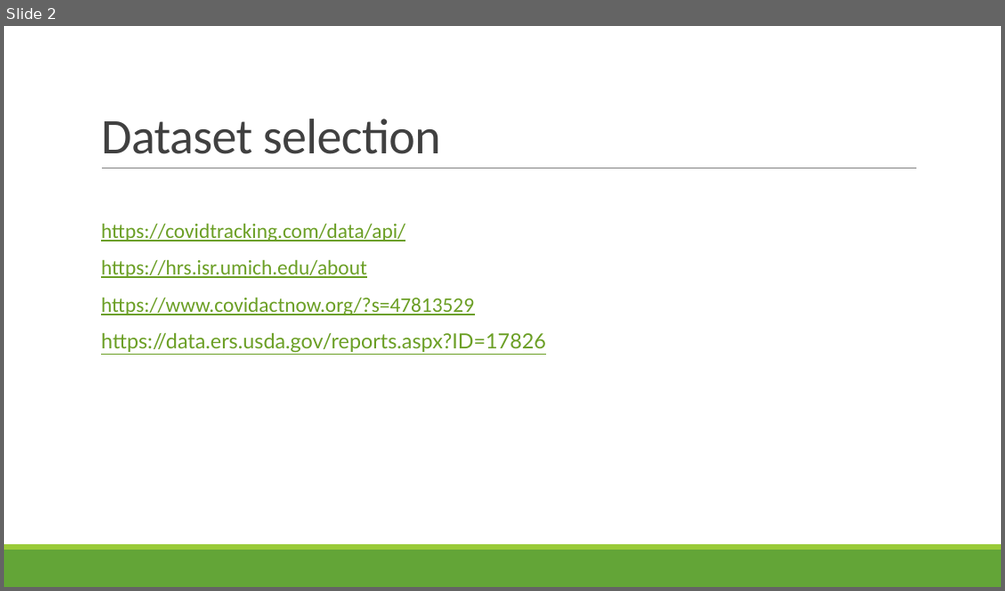
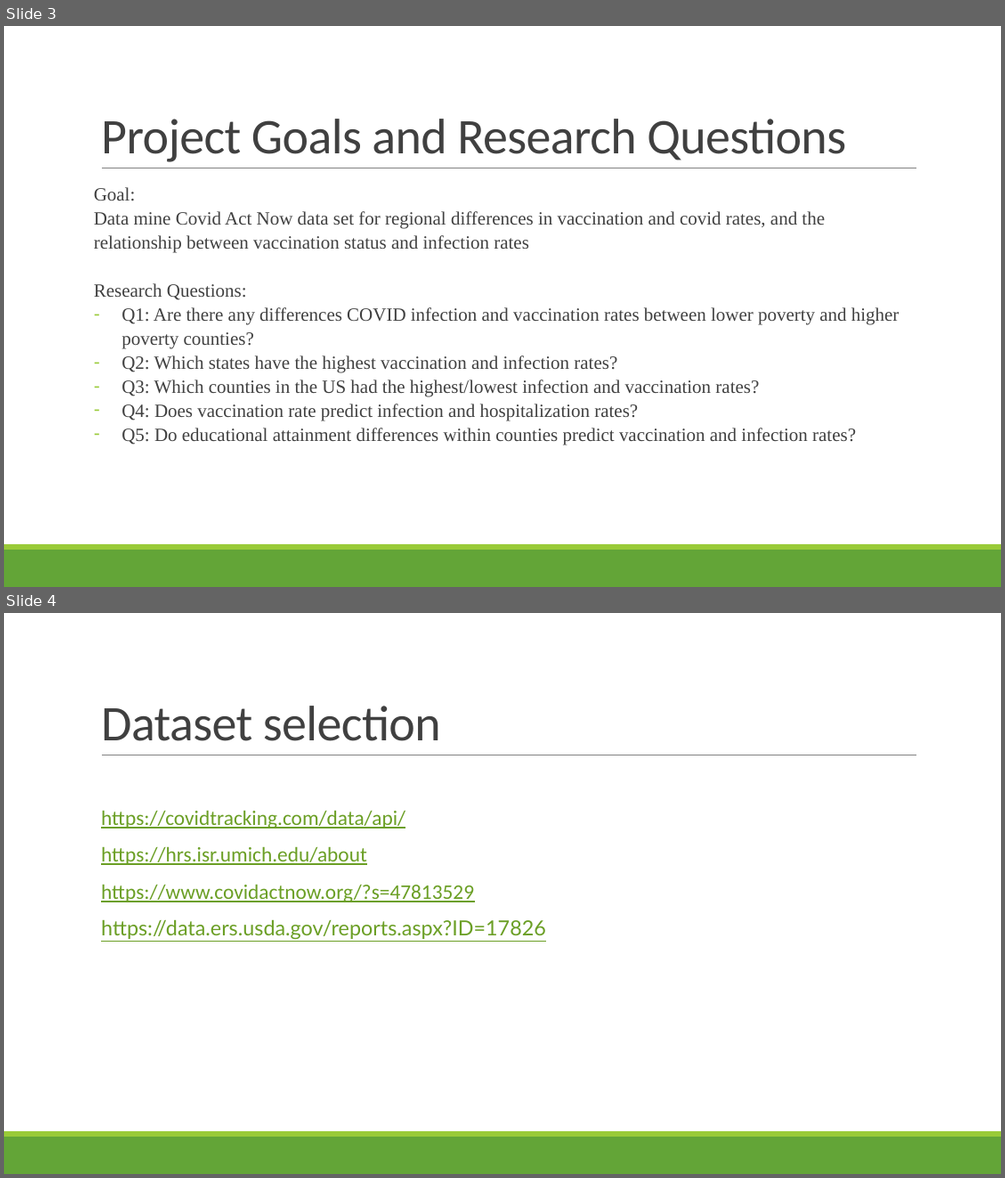
Before and after one commit to 123noob1/eda_and_git_colab, a slide deck: Team Hope.pptx. Shown one above the other, each under a label of ours: slide 2 before the commit, slides 3 and 4 after it. The pictures are 1005x591 and 1005x1178 pixels, drawn with LibreOffice and Linux fonts; fonts in the diff are those of the drawing. Boxes give left, top, right and bottom in pixels: in the first picture for what was removed or moved away, otherwise in the second. Text is boxed around its words. In the diff, an @@ line names an element or a change of style, - is before the commit and + after.

```diff
--- a/Team Hope.pptx
+++ b/Team Hope.pptx
@@ slide 3 added at box(4, 26, 1001, 587), background #FFFFFF; not listed: 3 template elements that a slide beside it also shows @@
@@ title added at box(101, 119, 846, 162), 48 pt, text #404040 @@
+Project Goals and Research Questions
@@ text added at box(94, 187, 899, 444), 18 pt, text #404040 @@
+Goal:
+Data mine Covid Act Now data set for regional differences in vaccination and covid rates, and the relationship between vaccination status and infection rates
+Research Questions:
+– Q1: Are there any differences COVID infection and vaccination rates between lower poverty and higher poverty counties?
+– Q2: Which states have the highest vaccination and infection rates?
+– Q3: Which counties in the US had the highest/lowest infection and vaccination rates?
+– Q4: Does vaccination rate predict infection and hospitalization rates?
+– Q5: Do educational attainment differences within counties predict vaccination and infection rates?
@@ what was slide 2 is now slide 4 @@
```
Also in this commit, not shown: 2 slides changed, 1 other slide added.
